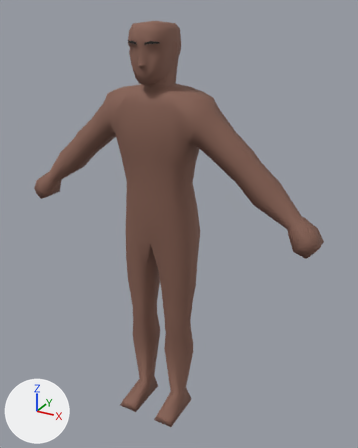
The Blender file meshes/player_male_base.blend, before and after one commit.
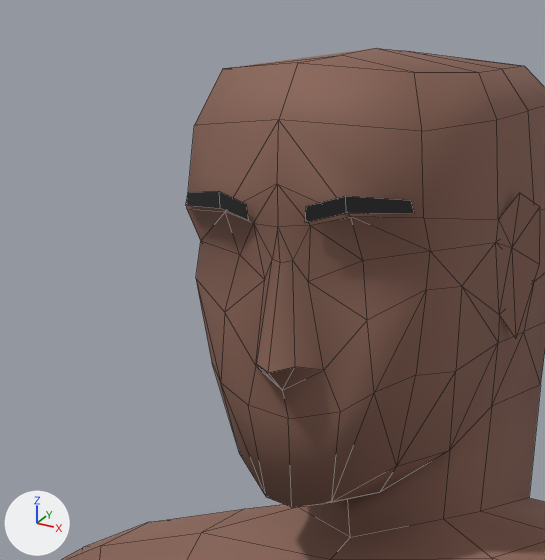
The first picture shows the older version from a camera (50 mm lens) standing at (0.961, -1.552, 1.7) and looking at (0.065, 0.077, 0.885). The close-ups show both versions on the part from 28% to 50% of the width and 3% to 21% of the height of that picture; other places that the commit changed are outside them. Arrows for +X, +Y and +Z are at lower left; the lights stay in place. The close-ups show mesh edges as thin lines.

In view in the first close-up: 'Character'.
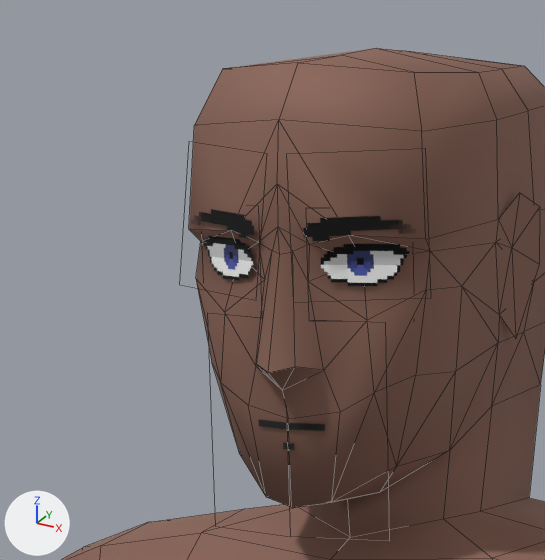
The change, as a diff of the scene's bpy script:
```diff
--- a/meshes/player_male_base.blend.py
+++ b/meshes/player_male_base.blend.py
@@ me_cube_002 @@
 me_cube_002.from_pydata(...)  # 502 vertices, 561 faces; spans x -1.14..1.14, y -0.29..0.19, z -2.2..0.7
 # used by ob_character; location = (0.0, 0.0407, 1.256); scale = (0.571, 0.571, 0.571)
 # verts and faces of me_cube_002; kept vertices keep their numbers, new ones are numbered from 502
+# me_cube_002 part 1: the loose piece of 6 vertices spanning x -0.11..-0.03, y -0.2..-0.16, z 0.57..0.59 is deleted
+# me_cube_002 part 2: the loose piece of 6 vertices spanning x 0.03..0.11, y -0.2..-0.16, z 0.57..0.59 is deleted
+# me_cube_002 part 3
+verts[229] = (-0.12, -0.15, 0.56)  # moved, pixel (188, 229)
+verts[268] = (0.12, -0.15, 0.56)  # moved, pixel (425, 239)
+verts[419] = (0.02, -0.19, 0.55)  # moved, pixel (309, 244)
+verts[423] = (-0.02, -0.19, 0.55)  # moved, pixel (258, 242)
+verts[435] = (0.0, -0.19, 0.54)  # moved, pixel (279, 254)
+verts[438] = (-0.06, -0.18, 0.56)  # moved, pixel (231, 230)
+verts[439] = (0.06, -0.18, 0.56)  # moved, pixel (348, 235)
+verts[442] = (0.01, -0.19, 0.55)  # moved, pixel (292, 251)
+verts[444] = (-0.01, -0.19, 0.55)  # moved, pixel (272, 250)
 me_cube_002.materials.append(mat_skin)
-me_cube_002.materials.append(mat_hair)  # black #1b1b1b
@@ ob_mouth @@
+ob_mouth = bpy.data.objects.new('mouth', me_plane_006)  # 6 vertices, 2 faces; spans x -1.0..1.0, y -1.0..1.0, z -0.2..0.0; in mat_lips (picture img_lips_template_png)
+ob_mouth.location = (0.0, -0.0678, 1.4877)
+ob_mouth.rotation_euler = (1.571, 0.0, 0.0)  # degrees (90, 0, 0)
+ob_mouth.scale = (0.05, 0.05, 0.05)
@@ ob_eye_r @@
+ob_eye_r = bpy.data.objects.new('eye.R', me_plane_003)  # 4 vertices, 1 face; spans x -1.0..1.0, y -1.0..1.0, z 0.0; in mat_eye (picture img_eye_template_png)
+ob_eye_r.location = (-0.0361, -0.0568, 1.5627)
+ob_eye_r.rotation_euler = (1.571, 0.0, -0.405)  # degrees (90, 0, -23)
+ob_eye_r.scale = (0.025, 0.025, 0.025)
@@ ob_eye_l @@
+ob_eye_l = bpy.data.objects.new('eye.L', me_plane_002)  # 4 vertices, 1 face; spans x -1.0..1.0, y -1.0..1.0, z 0.0; in mat_eye (picture img_eye_template_png)
+ob_eye_l.location = (0.0361, -0.0568, 1.5627)
+ob_eye_l.rotation_euler = (1.571, 0.0, 0.405)  # degrees (90, 0, 23)
+ob_eye_l.scale = (0.025, 0.025, 0.025)
@@ ob_brow_r @@
+ob_brow_r = bpy.data.objects.new('brow.R', me_plane_005)  # 4 vertices, 1 face; spans x -1.0..1.0, y -1.0..1.0, z 0.0; in mat_eyebrow (picture img_eyebrow_template_png)
+ob_brow_r.location = (-0.038, -0.0603, 1.5802)
+ob_brow_r.rotation_euler = (1.465, 0.0408, -0.392)  # degrees (84, 2.3, -22)
+ob_brow_r.scale = (0.0326, 0.0326, 0.0304)
@@ ob_brow_l @@
+ob_brow_l = bpy.data.objects.new('brow.L', me_plane_004)  # 4 vertices, 1 face; spans x -1.0..1.0, y -1.0..1.0, z 0.0; in mat_eyebrow (picture img_eyebrow_template_png)
+ob_brow_l.location = (0.038, -0.0603, 1.5802)
+ob_brow_l.rotation_euler = (1.465, -0.0408, 0.392)  # degrees (84, -2.3, 22)
+ob_brow_l.scale = (0.0326, 0.0326, 0.0304)
```

Location of each change, [x1, y1, x2, y2] in pixels of the close-ups (545 x 560 px; the box of a moved part takes in the faces that stretch with it):
'eye.L', added: after [321, 244, 410, 286]
'eye.R', added: after [204, 236, 253, 281]
'brow.L', added (black): after [303, 216, 407, 242]
'brow.R', added (black): after [196, 209, 254, 239]
'mouth', added (black): after [259, 420, 325, 450]
part 1 of me_cube_002, deleted (black): before [185, 191, 248, 220]
part 2 of me_cube_002, deleted (black): before [305, 196, 414, 222]
part 3 of me_cube_002, moved or reshaped: before [187, 119, 498, 373]; after [189, 119, 498, 373]
